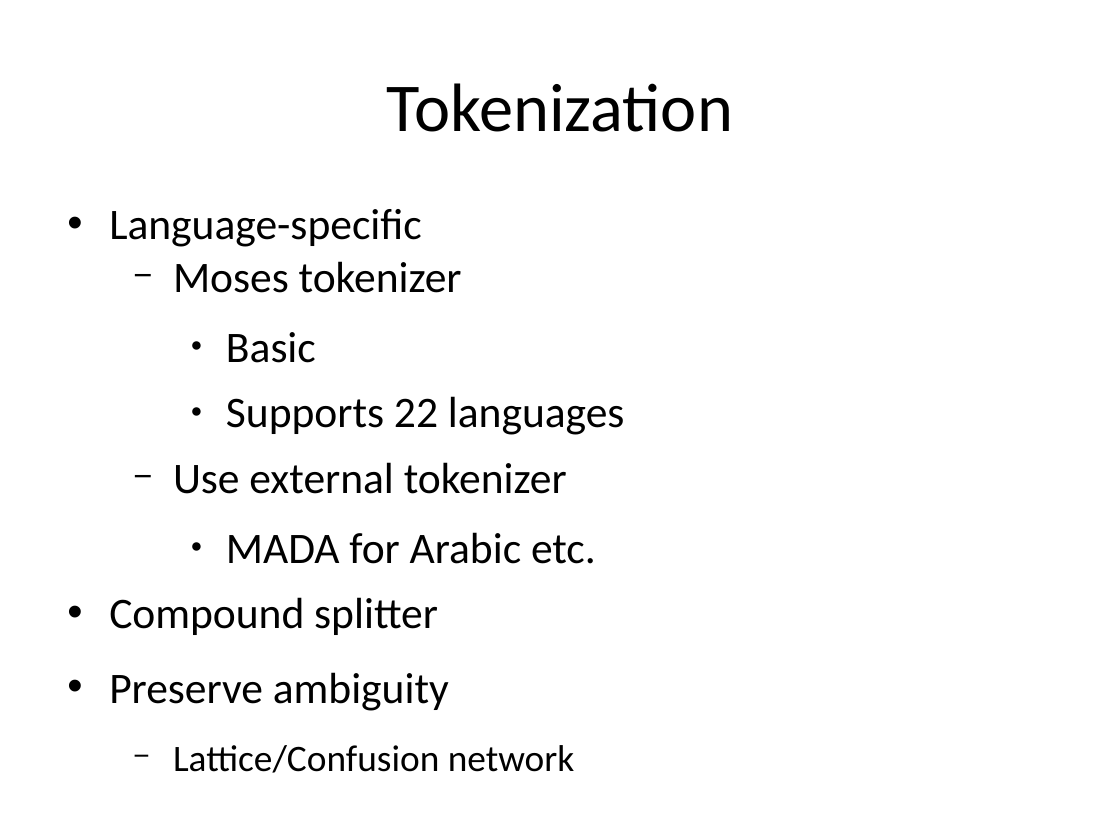
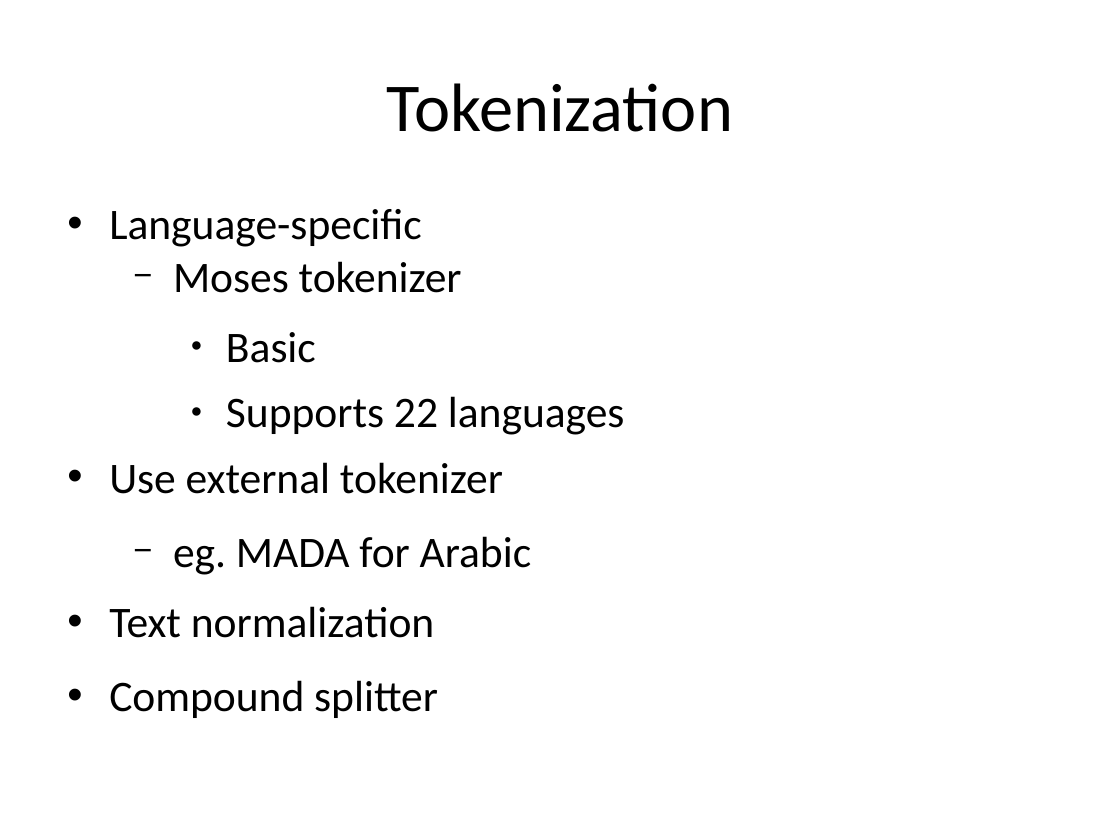
Before and after one commit to hieuhoang/papers, a slide deck: slide 4 of icon.2014/Basics.odp. Drawn at 1120x840 pixels with LibreOffice and Linux fonts; fonts in the diff are those of the drawing; background and template pictures are left out. Boxes give left, top, right and bottom in pixels: in the first picture for what was removed or moved away, otherwise in the second. Text is boxed around its words. In the diff, an @@ line names an element or a change of style, - is before the commit and + after.

```diff
--- a/icon.2014/Basics.odp
+++ b/icon.2014/Basics.odp
@@ text at [109,462,503,494]: bullet − to •; list level 2 to 1 in "Use external tokenizer" @@
@@ text at [109,536,531,638]: text changed @@
-    ● MADA for Arabic etc.
+  − eg. MADA for Arabic
+• Text normalization
@@ text at [109,672,575,773]: paragraphs removed @@
-• Preserve ambiguity
-  − Lattice/Confusion network
```
Also in this commit, not shown: 4 other slides changed, 1 slide removed, 3 other files.
